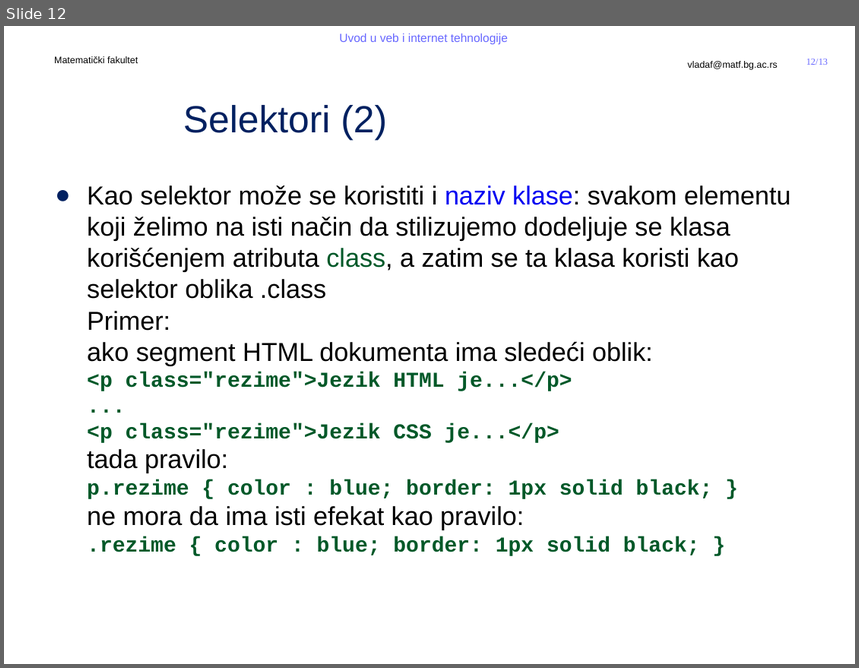
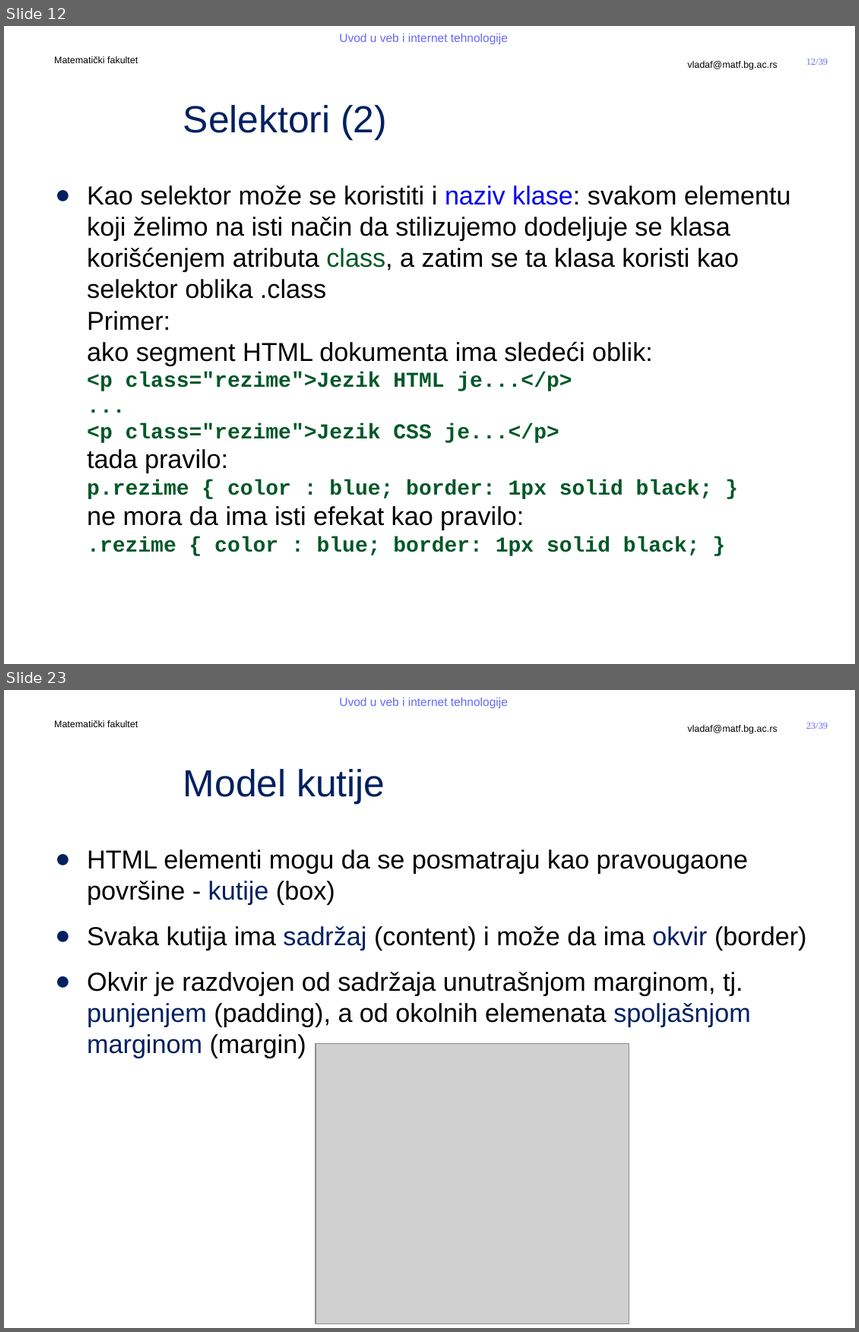
Before and after one commit to MatfUVIT/info, a slide deck: predavanja/prezentacije/UVIT04-01-CSS.pptx. Shown one above the other, each under a label of ours: slide 12 before the commit, slides 12 and 23 after it; the slides between them are not shown. The pictures are 859x668 and 859x1332 pixels, drawn with LibreOffice and Linux fonts; fonts in the diff are those of the drawing; grey boxes stand for pictures; background and template pictures are left out. Boxes give left, top, right and bottom in pixels: in the first picture for what was removed or moved away, otherwise in the second. Text is boxed around its words. In the diff, an @@ line names an element or a change of style, - is before the commit and + after.

```diff
--- a/predavanja/prezentacije/UVIT04-01-CSS.pptx
+++ b/predavanja/prezentacije/UVIT04-01-CSS.pptx
@@ slide 23 added at [4,690,855,1328], background #FFFFFF; not listed: 5 template elements that a slide beside it also shows @@
@@ title added at [183,769,385,804], 32 pt, text #002060 @@
+Model kutije
@@ text added at [87,850,807,1058], 22 pt, text #000000 @@
+● HTML elementi mogu da se posmatraju kao pravougaone površine - kutije (box)
+● Svaka kutija ima sadržaj (content) i može da ima okvir (border)
+● Okvir je razdvojen od sadržaja unutrašnjom marginom, tj. punjenjem (padding), a od okolnih elemenata spoljašnjom marginom (margin)
@@ picture added at [316,1044,629,1324] @@
@@ page number at [807,59,828,65]: text changed @@
-12/13
+12/39
```
Also in this commit, not shown: 1 slide changed, 25 other slides added, 3 other files.
